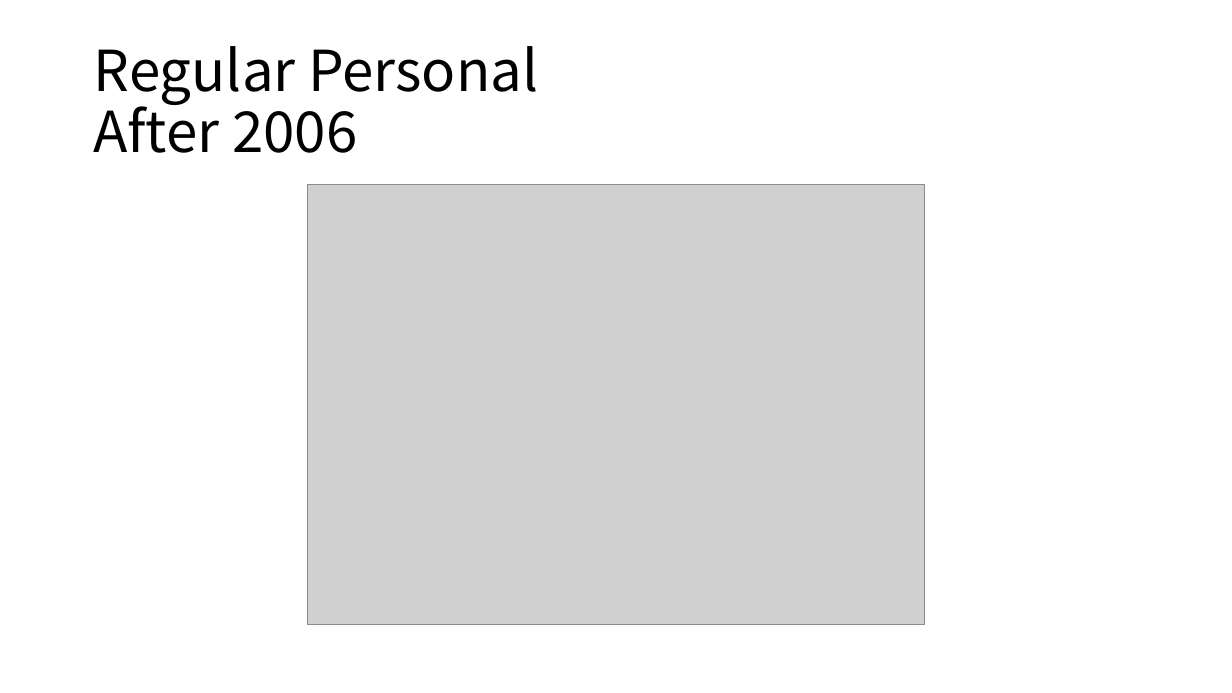
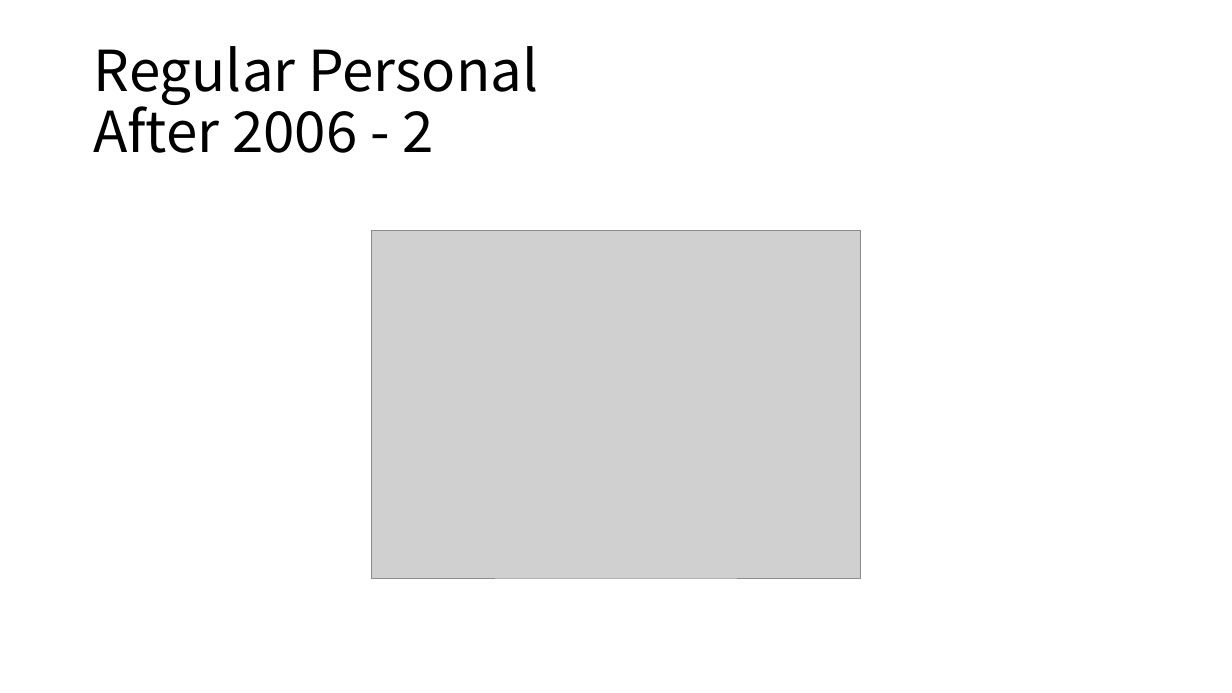
Before and after one commit to Usmankhujaev/KoreanCarPlateGenerator, a slide deck: slide 3 of Lisence_Format.pptx. Drawn at 1232x693 pixels with LibreOffice and Linux fonts; fonts in the diff are those of the drawing; grey boxes stand for pictures. Boxes give left, top, right and bottom in pixels: in the first picture for what was removed or moved away, otherwise in the second. Text is boxed around its words. In the diff, an @@ line names an element or a change of style, - is before the commit and + after.

```diff
--- a/Lisence_Format.pptx
+++ b/Lisence_Format.pptx
@@ title at bbox=[94, 46, 538, 153]: text changed @@
-Regular Personal
-After 2006
+Regular Personal
+After 2006 - 2
@@ picture: place and size @@
-picture at bbox=[308, 185, 925, 625]
+picture at bbox=[372, 231, 861, 579]
```
Also in this commit, not shown: 2 other slides changed, 1 other file.
